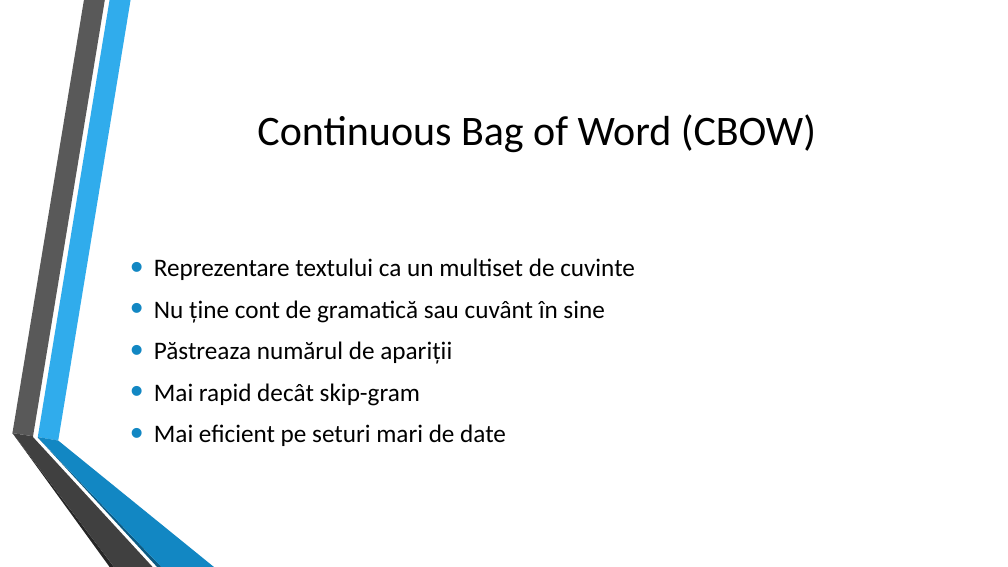
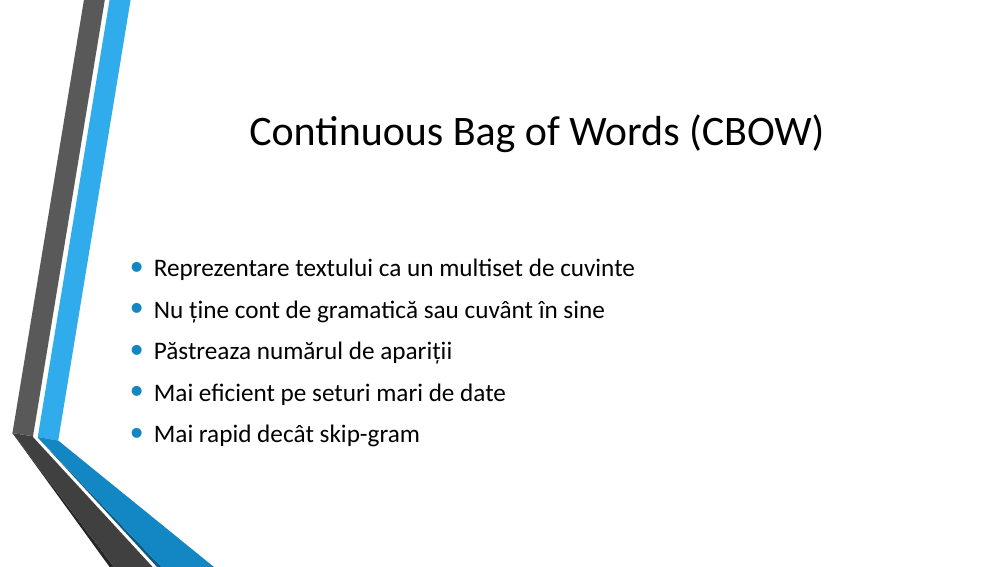
Before and after one commit to mihai2121/dis_2017, a slide deck: slide 3 of Prezentare -Colban Mihai.pptx. Drawn at 1008x567 pixels with LibreOffice and Linux fonts; fonts in the diff are those of the drawing; background and template pictures are left out. Boxes give left, top, right and bottom in pixels: in the first picture for what was removed or moved away, otherwise in the second. Text is boxed around its words. In the diff, an @@ line names an element or a change of style, - is before the commit and + after.

```diff
--- a/Prezentare -Colban Mihai.pptx
+++ b/Prezentare -Colban Mihai.pptx
@@ title at [249,114,824,153]: text changed @@
-Continuous Bag of Word (CBOW)
+Continuous Bag of Words (CBOW)
@@ text at [154,383,506,405]: paragraph added @@
+• Mai eficient pe seturi mari de date
@@ text at [154,424,506,446]: paragraph removed @@
-• Mai eficient pe seturi mari de date
```
Also in this commit, not shown: 5 other slides changed, 1 slide added.
